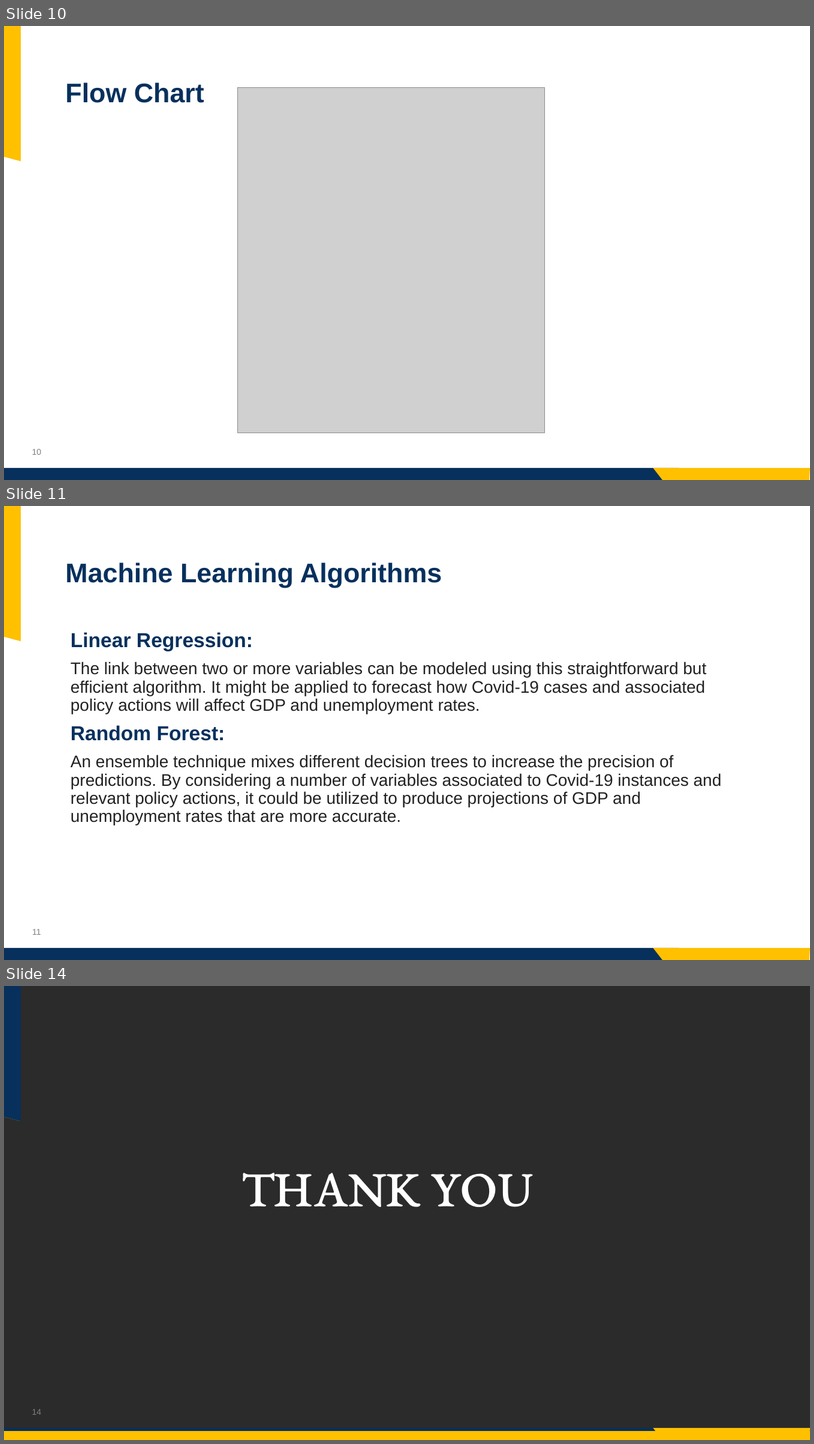
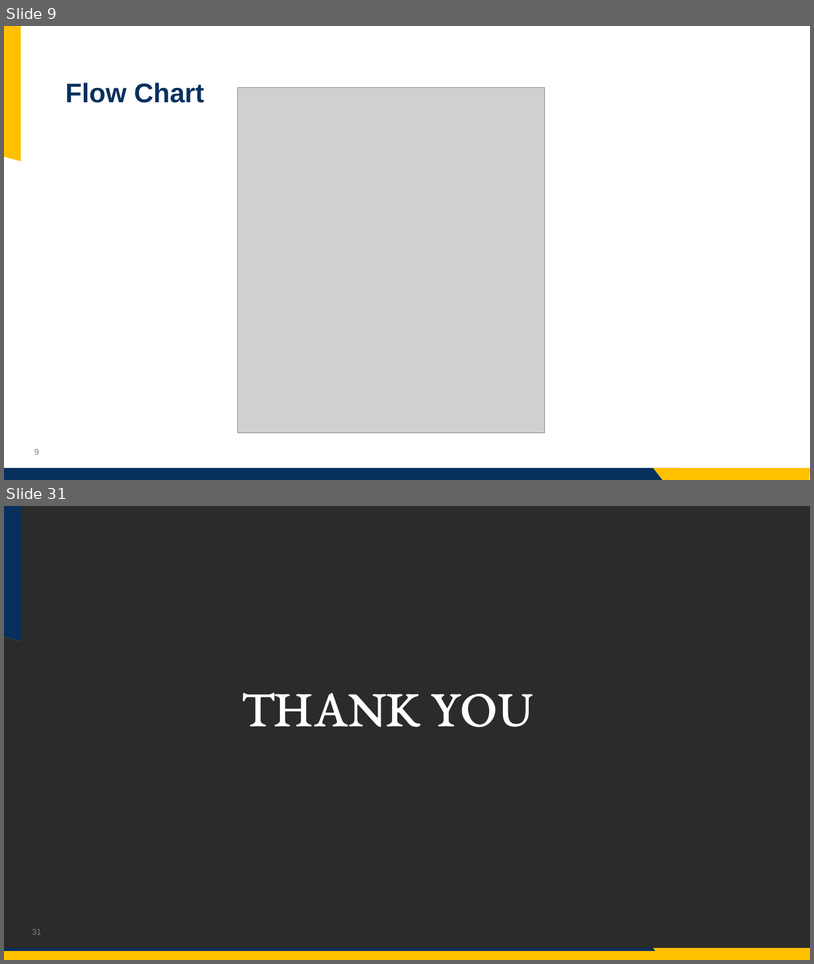
Before and after one commit to jashwanth08/SpringCapstone2023, a slide deck: presentataions/Presentation.pptx. Shown one above the other, each under a label of ours: slides 10, 11 and 14 before the commit, slides 9 and 31 after it; the slides between them are not shown. The pictures are 814x1444 and 814x964 pixels, drawn with LibreOffice and Linux fonts; fonts in the diff are those of the drawing; grey boxes stand for pictures; background and template pictures are left out; a plain dark background stands for a picture behind light text. Boxes give left, top, right and bottom in pixels: in the first picture for what was removed or moved away, otherwise in the second. Text is boxed around its words. In the diff, an @@ line names an element or a change of style, - is before the commit and + after.

```diff
--- a/presentataions/Presentation.pptx
+++ b/presentataions/Presentation.pptx
@@ slide 11 removed at (x1=4, y1=506, x2=810, y2=960), background picture (left out); not listed: 4 template elements that a slide beside it also shows @@
@@ title removed at (x1=65, y1=562, x2=442, y2=588) @@
-Machine Learning Algorithms
@@ text removed at (x1=71, y1=632, x2=722, y2=825) @@
-Linear Regression:
-The link between two or more variables can be modeled using this straightforward but efficient algorithm. It might be applied to forecast how Covid-19 cases and associated policy actions will affect GDP and unemployment rates.
-Random Forest:
-An ensemble technique mixes different decision trees to increase the precision of predictions. By considering a number of variables associated to Covid-19 instances and relevant policy actions, it could be utilized to produce projections of GDP and unemployment rates that are more accurate.
@@ what was slide 10 is now slide 9 @@
@@ page number at (x1=35, y1=448, x2=39, y2=454): text changed @@
-10
+9
@@ what was slide 14 is now slide 31 @@
@@ page number at (x1=32, y1=928, x2=42, y2=934): text changed @@
-14
+31
```
Also in this commit, not shown: 3 slides changed, 23 slides added, 5 other slides removed.
